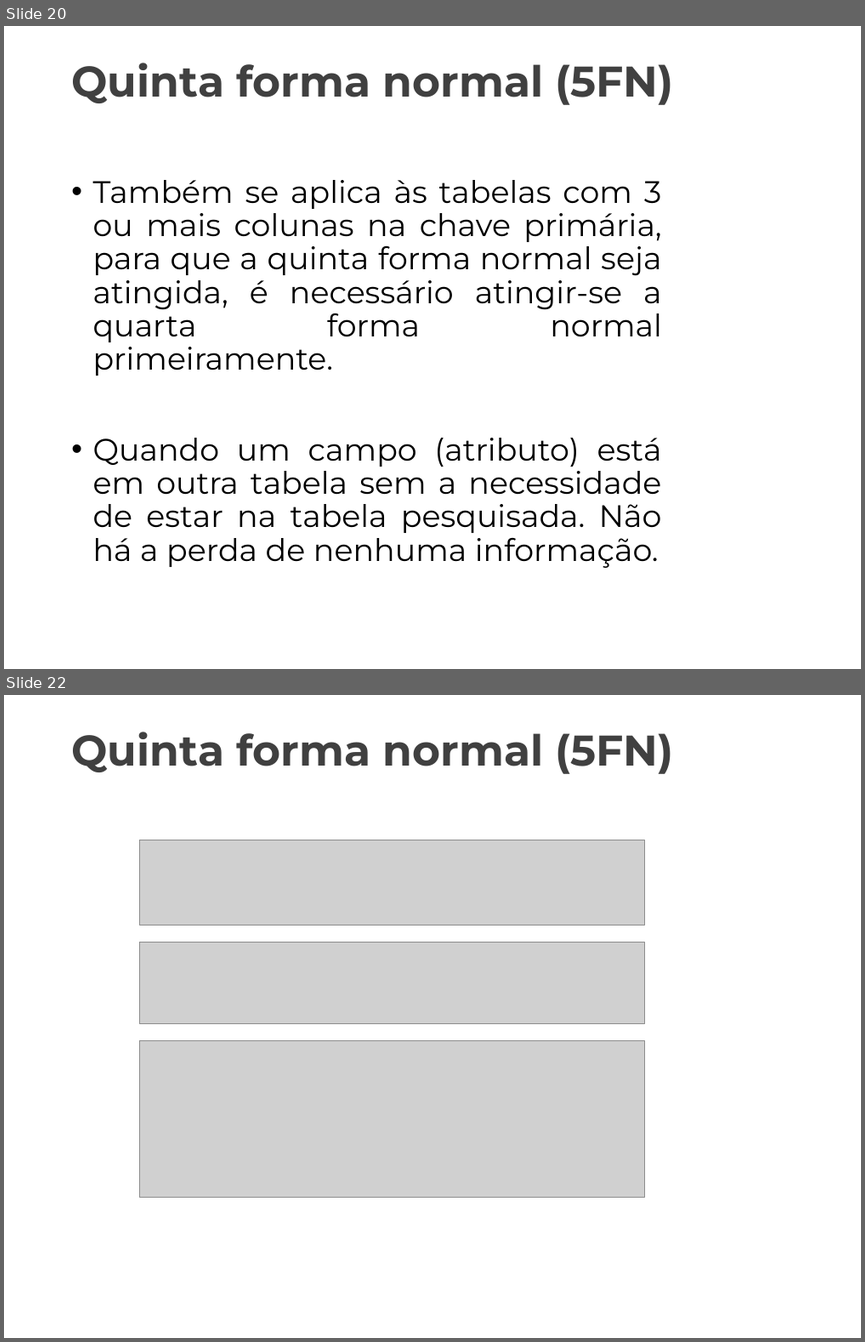
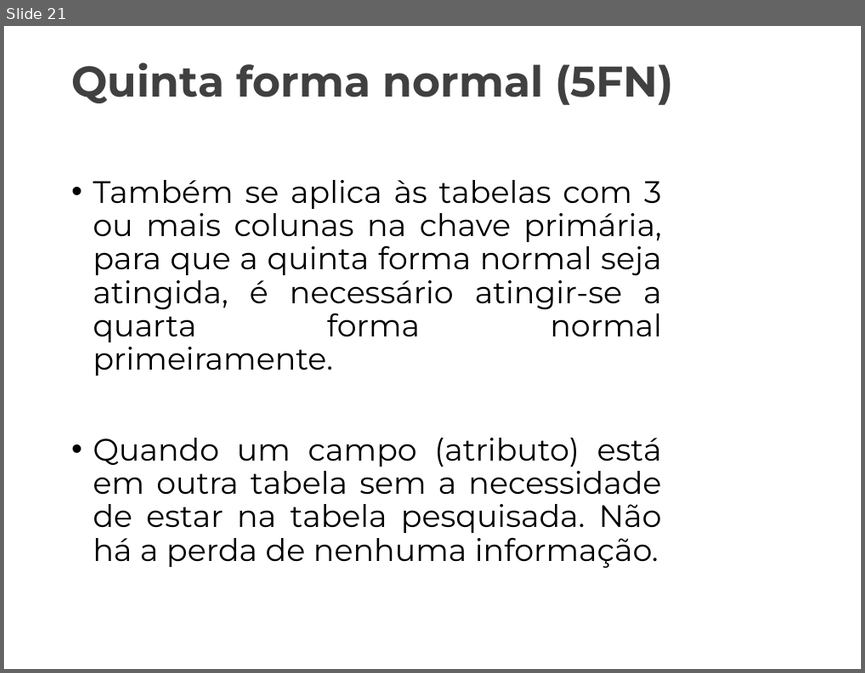
Before and after one commit to Marcaum04/Normalizacao-G2M, a slide deck: Projeto_Normalização/Apresentação_Final/AulaInvertida_Normalizacao.pptx. Shown one above the other, each under a label of ours: slides 20 and 22 before the commit, slide 21 after it; the slides between them are not shown. The pictures are 865x1342 and 865x673 pixels, drawn with LibreOffice and Linux fonts; fonts in the diff are those of the drawing; grey boxes stand for pictures; background and template pictures are left out. Boxes give left, top, right and bottom in pixels: in the first picture for what was removed or moved away, otherwise in the second. Text is boxed around its words. In the diff, an @@ line names an element or a change of style, - is before the commit and + after.

Commit message:
ppt

```diff
--- a/Projeto_Normalização/Apresentação_Final/AulaInvertida_Normalizacao.pptx
+++ b/Projeto_Normalização/Apresentação_Final/AulaInvertida_Normalizacao.pptx
@@ slide 22 removed at (x1=4, y1=695, x2=861, y2=1338), background picture (left out) @@
@@ text removed at (x1=71, y1=732, x2=674, y2=774) @@
-Quinta forma normal (5FN)
@@ picture removed at (x1=139, y1=839, x2=644, y2=925) @@
@@ picture removed at (x1=139, y1=941, x2=644, y2=1024) @@
@@ picture removed at (x1=139, y1=1040, x2=644, y2=1197) @@
@@ what was slide 20 is now slide 21 @@
```
Also in this commit, not shown: 4 slides changed, 1 slide added.
